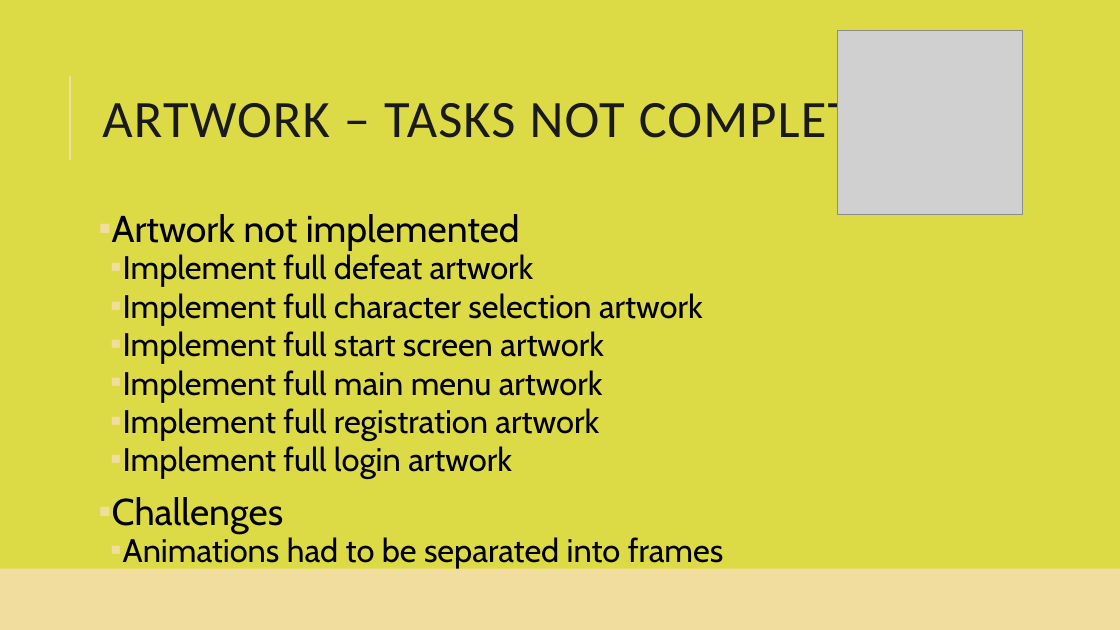
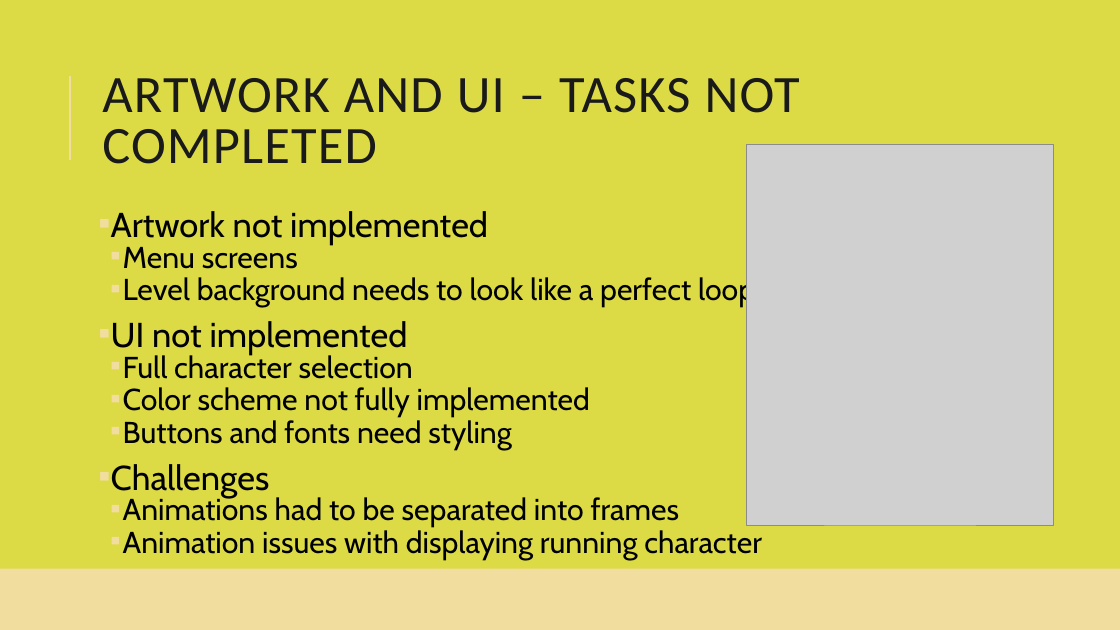
Before and after one commit to smiyaoka/forkPotatoDOC, a slide deck: slide 4 of ForkandPotatoSprint1.pptx (slide 5 before the commit). Drawn at 1120x630 pixels with LibreOffice and Linux fonts; fonts in the diff are those of the drawing; grey boxes stand for pictures. Boxes give left, top, right and bottom in pixels: in the first picture for what was removed or moved away, otherwise in the second. Text is boxed around its words. In the diff, an @@ line names an element or a change of style, - is before the commit and + after.

Commit message:
final version

```diff
--- a/ForkandPotatoSprint1.pptx
+++ b/ForkandPotatoSprint1.pptx
@@ picture removed at [839, 30, 1023, 214] @@
@@ title at [102, 78, 800, 164]: text changed @@
-ARTWORK – TASKS NOT COMPLETED
+ARTWORK AND UI – TASKS NOT COMPLETED
@@ picture added at [747, 145, 1054, 525] @@
@@ text at [111, 211, 680, 528]: size 32 to 29.6 pt in "Artwork not implemented", "Challenges"; size 28 to 25.9 pt in "Animations had to be separated into frames"; line spacing 0.8 to 0.7 @@
@@ text at [111, 247, 755, 450]: text changed; size 28 to 25.9 pt @@
-  ▪ Implement full defeat artwork
-  ▪ Implement full character selection artwork
-  ▪ Implement full start screen artwork
-  ▪ Implement full main menu artwork
-  ▪ Implement full registration artwork
-  ▪ Implement full login artwork
+  ▪ Menu screens
+  ▪ Level background needs to look like a perfect loop
+▪ UI not implemented
+  ▪ Full character selection
+  ▪ Color scheme not fully implemented
+  ▪ Buttons and fonts need styling
@@ text at [123, 527, 762, 560]: paragraph added @@
+  ▪ Animation issues with displaying running character
```
Also in this commit, not shown: 7 other slides changed, 1 slide removed.
